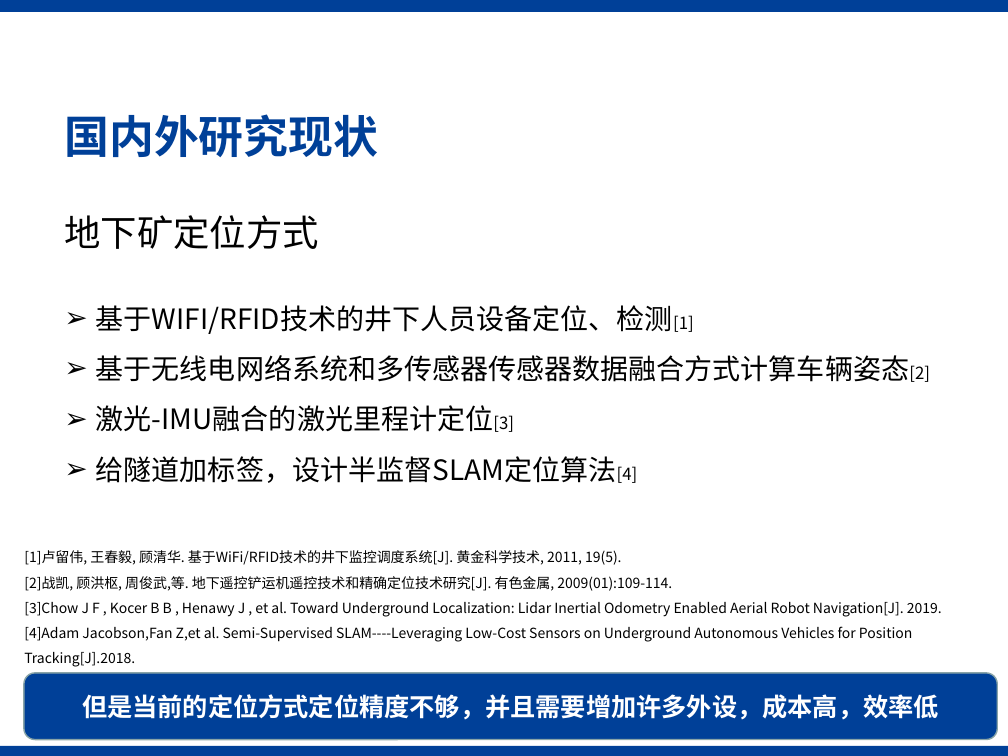
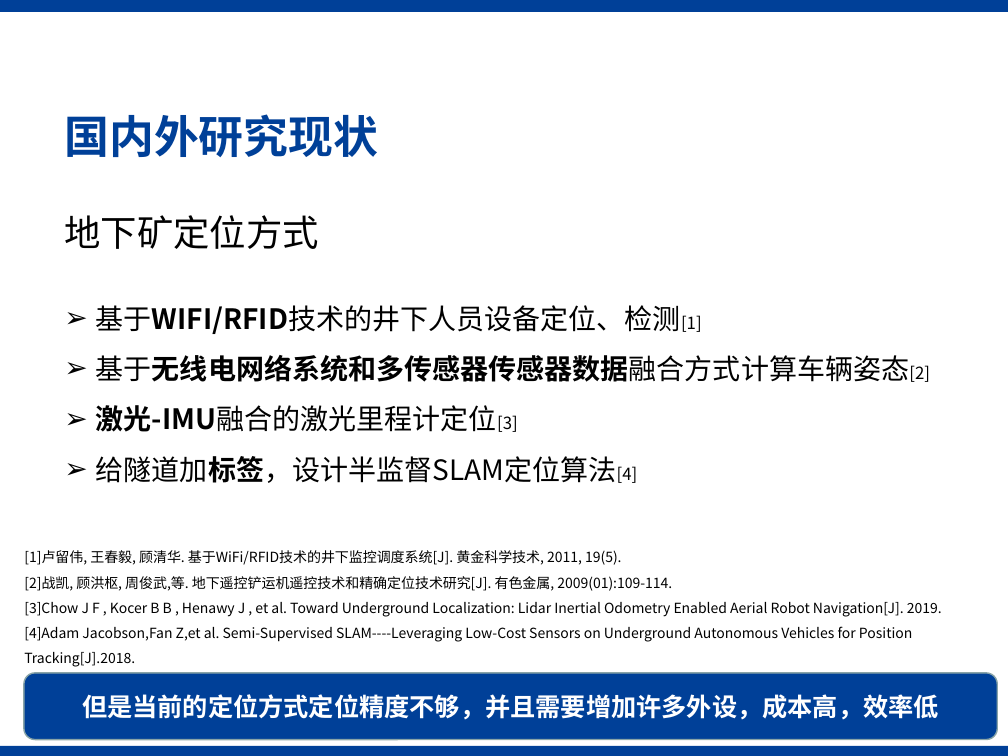
Before and after one commit to Shelfcol/informal_note, a slide deck: slide 6 of 毕业论文/开题/gxf-开题报告1.pptx. Drawn at 1008x756 pixels with LibreOffice and Linux fonts; fonts in the diff are those of the drawing; background and template pictures are left out. Boxes give left, top, right and bottom in pixels: in the first picture for what was removed or moved away, otherwise in the second. Text is boxed around its words. In the diff, an @@ line names an element or a change of style, - is before the commit and + after.

```diff
--- a/毕业论文/开题/gxf-开题报告1.pptx
+++ b/毕业论文/开题/gxf-开题报告1.pptx
@@ text at <box>96,305,930,483</box>: bold on in "基于WIFI/RFID技术的井下人员设备定位、检测[1]", "基于无线电网络系统和多传感器传感器数据融合方式计算车辆姿态[2]", "激光-IMU融合的激光里程计定位[3]", "给隧道加标签，设计半监督SLAM定位算法[4]" @@
```
Also in this commit, not shown: 1 other slide changed, 12 other files.
